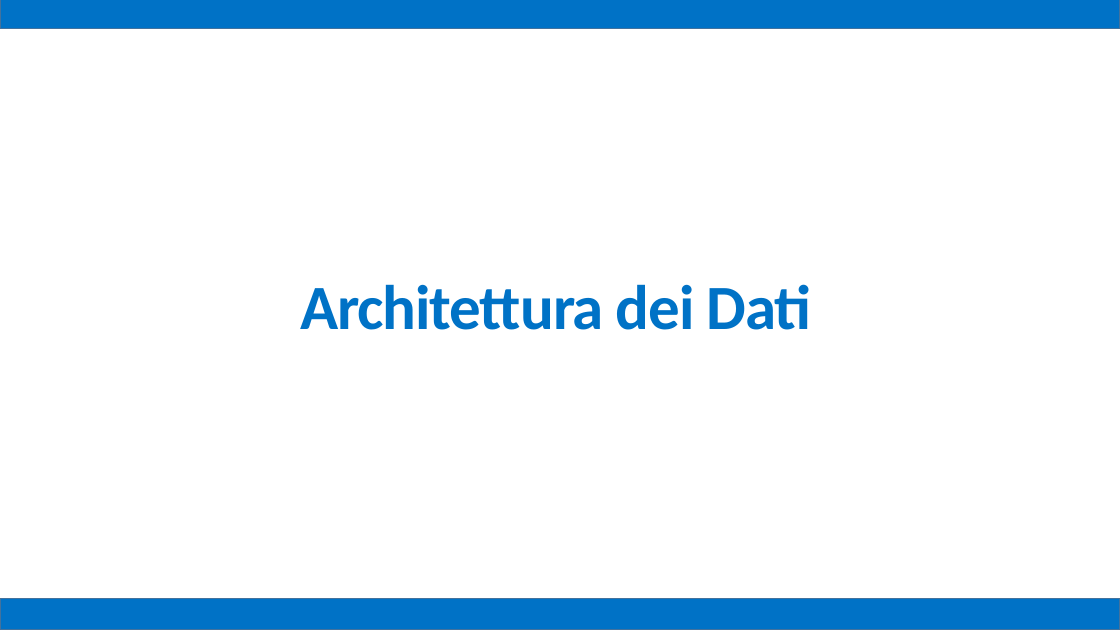
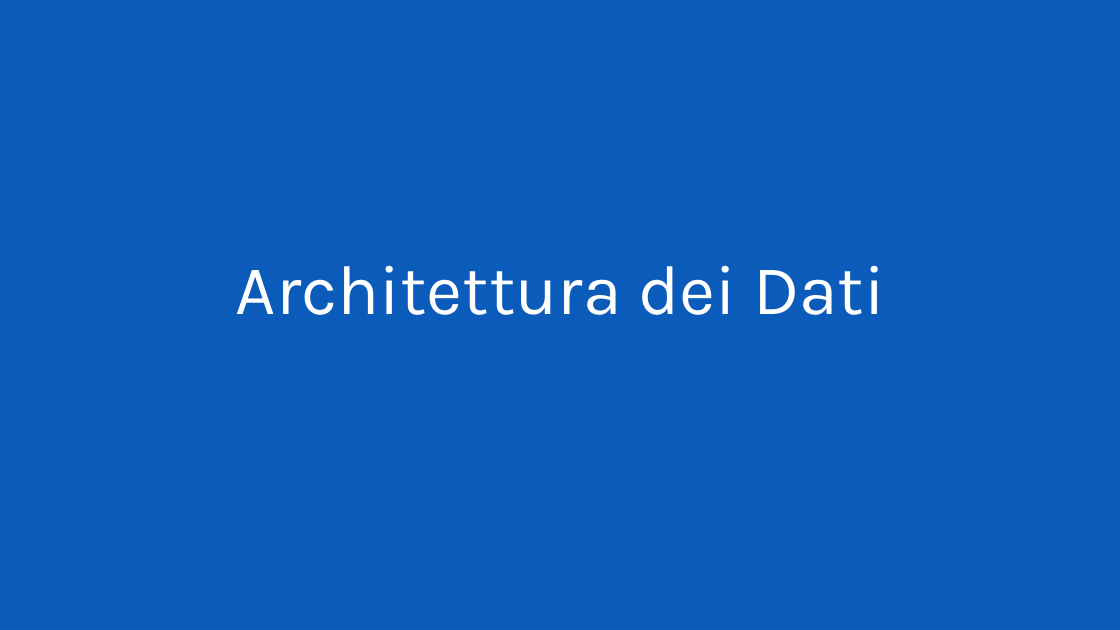
Before and after one commit to mz1991/ProgettoFebbraio2015, a slide deck: slide 51 of Febbraio 2015.pptx (slide 48 before the commit). Drawn at 1120x630 pixels with LibreOffice and Linux fonts; fonts in the diff are those of the drawing. Boxes give left, top, right and bottom in pixels: in the first picture for what was removed or moved away, otherwise in the second. Text is boxed around its words. In the diff, an @@ line names an element or a change of style, - is before the commit and + after.

```diff
--- a/Febbraio 2015.pptx
+++ b/Febbraio 2015.pptx
@@ background #FFFFFF to #0A5BBA @@
@@ rectangle removed at (x1=0, y1=0, x2=1120, y2=29) @@
@@ subtitle "Architettura dei Dati" moved from (x1=300, y1=284, x2=811, y2=330) to (x1=236, y1=265, x2=885, y2=315) @@
@@ subtitle "Architettura dei Dati" at (x1=236, y1=265, x2=885, y2=315): size 54 to 60 pt, font Calibri to Karla, text colour #0072C6 to #FFFFFF, letter spacing -1 to 0 pt, bold off; more space between paragraphs; vertical alignment top to middle @@
@@ rectangle removed at (x1=0, y1=598, x2=1120, y2=630) @@
```
Also in this commit, not shown: 7 other slides changed, 4 slides added.
